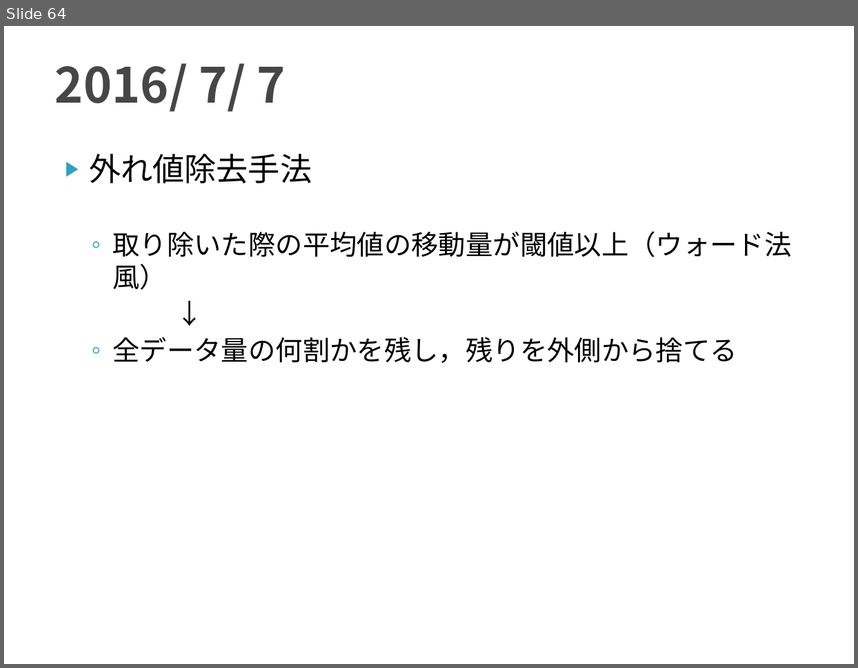
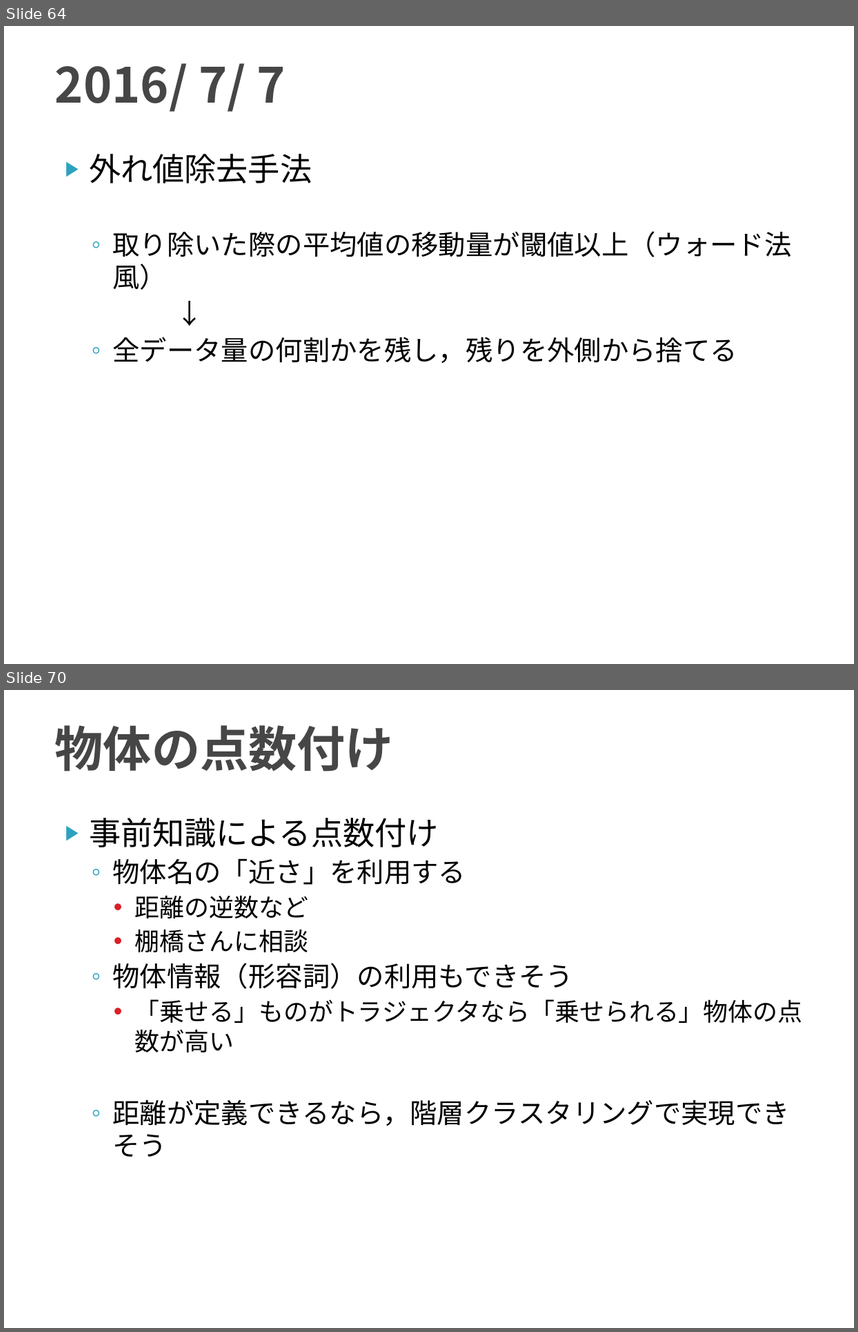
Before and after one commit to TetsuyaKomota/GitforEclipseTest, a slide deck: IntentionLearning_v2/slide/discussion2016.pptx. Shown one above the other, each under a label of ours: slide 64 before the commit, slides 64 and 70 after it; the slides between them are not shown. The pictures are 858x668 and 858x1332 pixels, drawn with LibreOffice and Linux fonts; fonts in the diff are those of the drawing. Boxes give left, top, right and bottom in pixels: in the first picture for what was removed or moved away, otherwise in the second. Text is boxed around its words. In the diff, an @@ line names an element or a change of style, - is before the commit and + after.

```diff
--- a/IntentionLearning_v2/slide/discussion2016.pptx
+++ b/IntentionLearning_v2/slide/discussion2016.pptx
@@ slide 70 added at <box>4,690,854,1328</box>, background #FFFFFF @@
@@ title added at <box>55,725,394,771</box>, 41 pt, text #464646, bold @@
+物体の点数付け
@@ text added at <box>89,818,803,1156</box>, 23 pt, text #000000 @@
+▶ 事前知識による点数付け
+  ◦ 物体名の「近さ」を利用する
+    • 距離の逆数など
+    • 棚橋さんに相談
+  ◦ 物体情報（形容詞）の利用もできそう
+    • 「乗せる」ものがトラジェクタなら「乗せられる」物体の点数が高い
+  ◦ 距離が定義できるなら，階層クラスタリングで実現できそう
```
Also in this commit, not shown: 6 other slides added, 6 other files.
